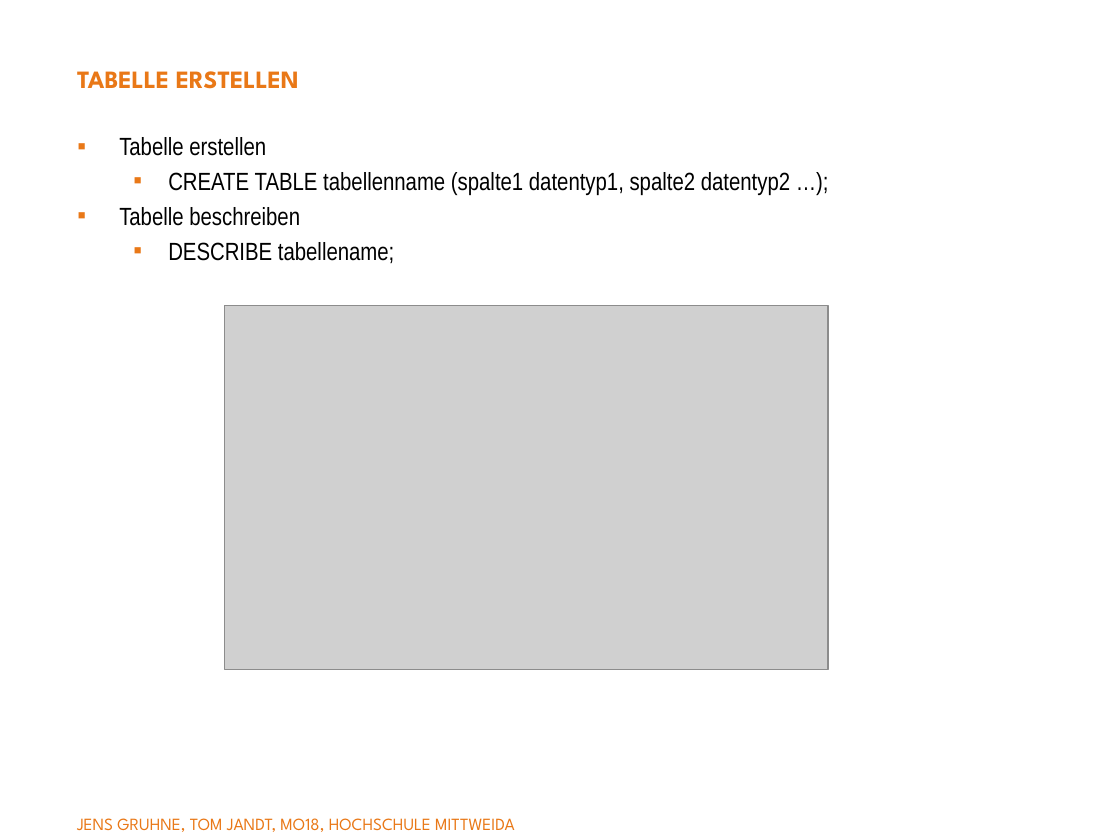
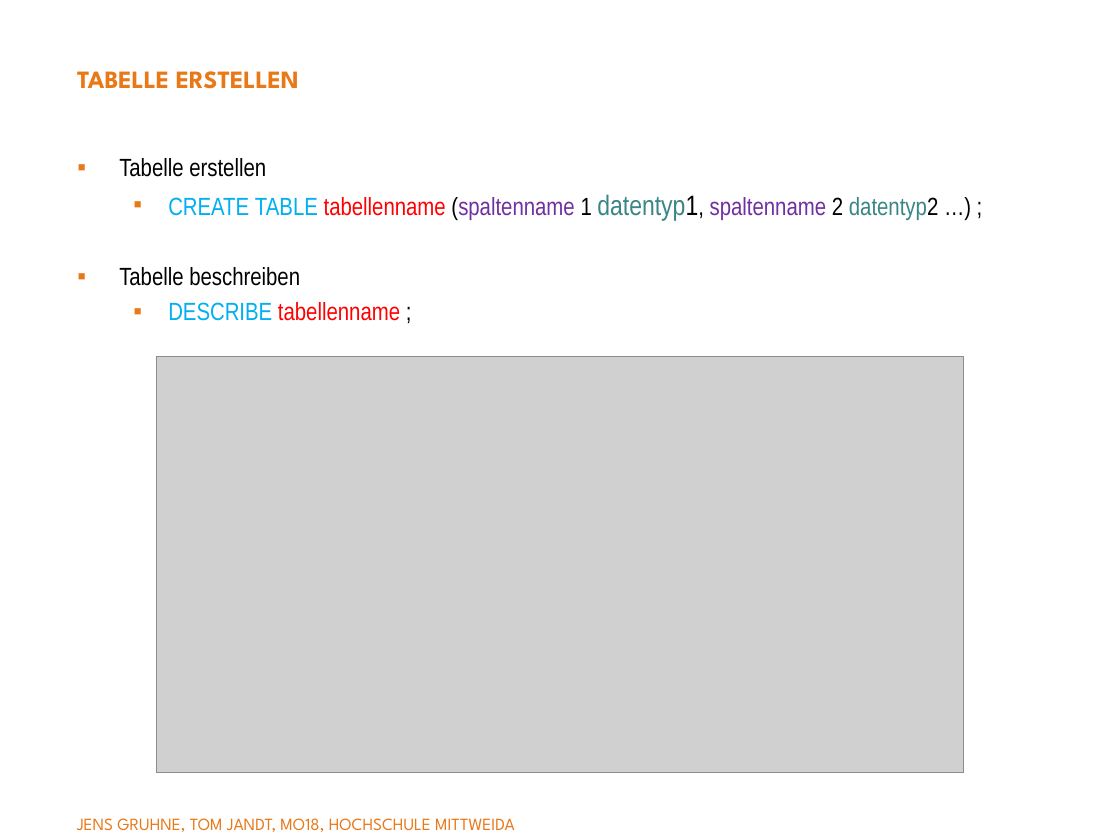
Before and after one commit to yyangg00/Semantik-Vortrag, a slide deck: slide 5 of semantik.pptx. Drawn at 1120x840 pixels with LibreOffice and Linux fonts; fonts in the diff are those of the drawing; grey boxes stand for pictures; background and template pictures are left out. Boxes give left, top, right and bottom in pixels: in the first picture for what was removed or moved away, otherwise in the second. Text is boxed around its words. In the diff, an @@ line names an element or a change of style, - is before the commit and + after.

```diff
--- a/semantik.pptx
+++ b/semantik.pptx
@@ text "Tabelle erstellen": place and size @@
-text "Tabelle erstellen" at (119,137,790,263)
+text "Tabelle erstellen" at (119,158,938,321)
@@ text at (168,194,938,221): text changed; text colour #000000 to #7030A0 @@
-  ▪ CREATE TABLE tabellenname (spalte1 datentyp1, spalte2 datentyp2 …);
+  ▪ CREATE TABLE tabellenname (spaltenname 1 datentyp1, spaltenname 2 datentyp2 …) ;
@@ text at (168,302,400,321): text changed; text colour #000000 to #FF0000 @@
-  ▪ DESCRIBE tabellename;
+  ▪ DESCRIBE tabellenname ;
@@ picture: place and size @@
-picture at (225,306,829,670)
+picture at (156,357,963,773)
```
Also in this commit, not shown: 17 other slides changed.
